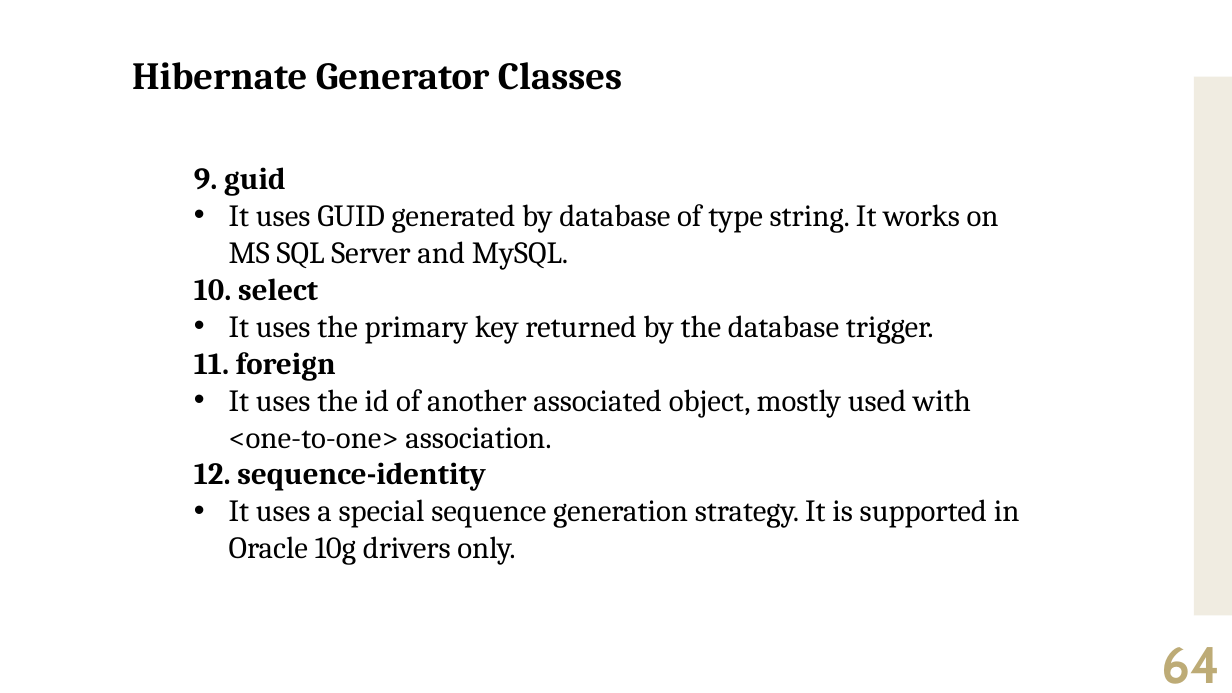
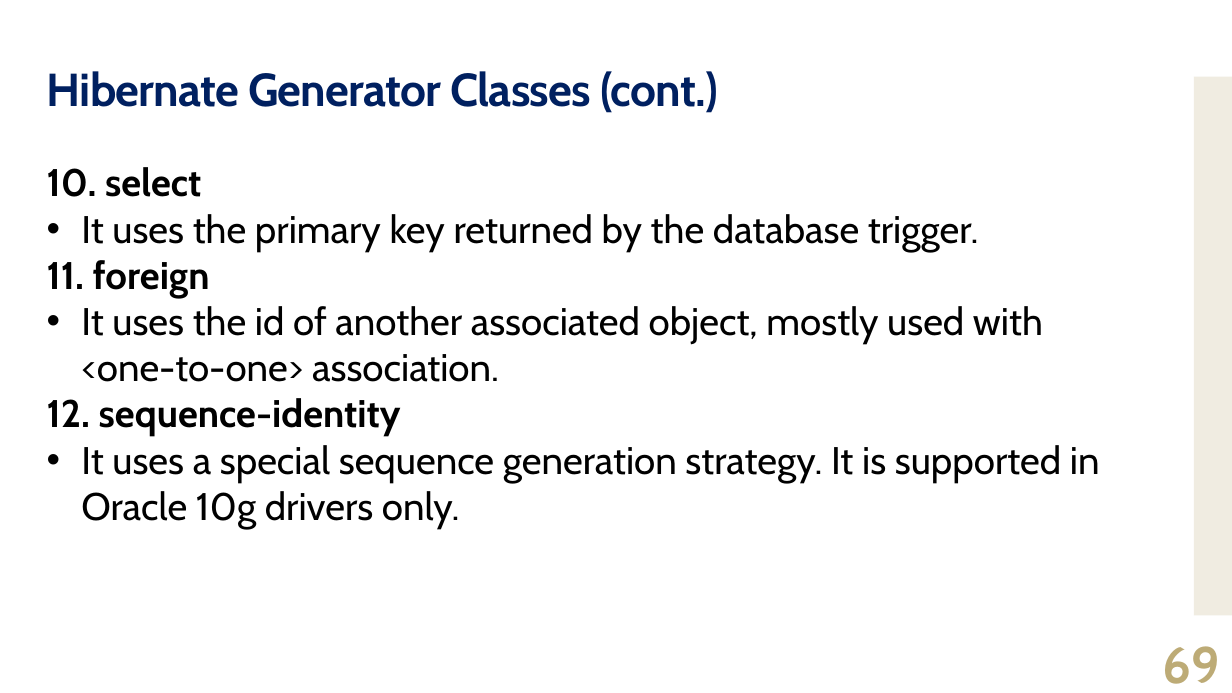
Before and after one commit to jrambasana/AJP2022-material, a slide deck: slide 69 of AJP Slides/AJP (01ce0502) - Unit 6 - Hibernate 01.pptx (slide 64 before the commit). Drawn at 1232x693 pixels with LibreOffice and Linux fonts; fonts in the diff are those of the drawing. Boxes give left, top, right and bottom in pixels: in the first picture for what was removed or moved away, otherwise in the second. Text is boxed around its words. In the diff, an @@ line names an element or a change of style, - is before the commit and + after.

```diff
--- a/AJP Slides/AJP (01ce0502) - Unit 6 - Hibernate 01.pptx
+++ b/AJP Slides/AJP (01ce0502) - Unit 6 - Hibernate 01.pptx
@@ title "Hibernate Generator Classes (cont.)" at [47, 71, 718, 113]: vertical alignment top to middle @@
@@ title at [47, 71, 718, 113]: text changed; size 30 to 36 pt; font Cambria to Cabin; text colour #000000 to #002060 @@
-Hibernate Generator Classes
+Hibernate Generator Classes (cont.)
@@ text "10. select": place and size @@
-text "10. select" at [194, 167, 1020, 565]
+text "10. select" at [47, 167, 1100, 529]
@@ text "10. select" at [47, 167, 1100, 529]: size 24 to 30 pt, font Cambria to Cabin @@
@@ text at [194, 167, 999, 270]: paragraphs removed @@
-9. guid
-• It uses GUID generated by database of type string. It works on MS SQL Server and MySQL.
@@ page number at [1162, 646, 1220, 684]: text changed @@
-64
+69
```
Also in this commit, not shown: 63 other slides changed, 5 slides added.
